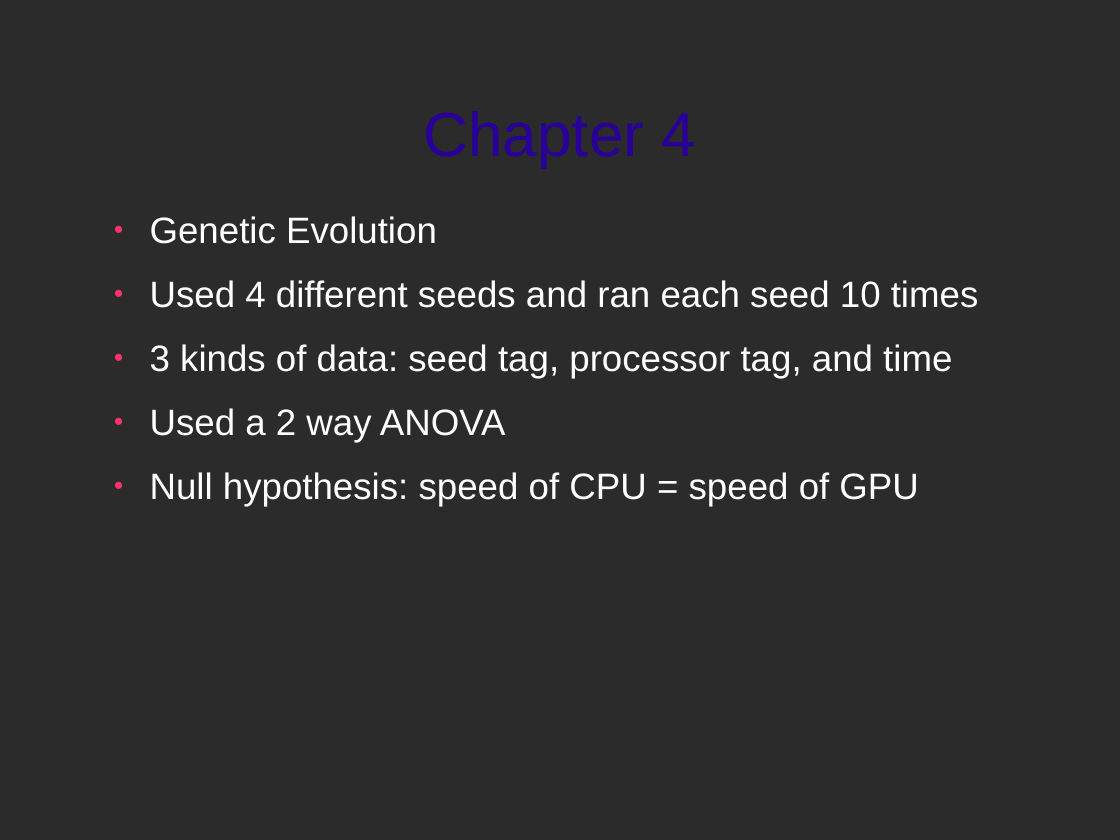
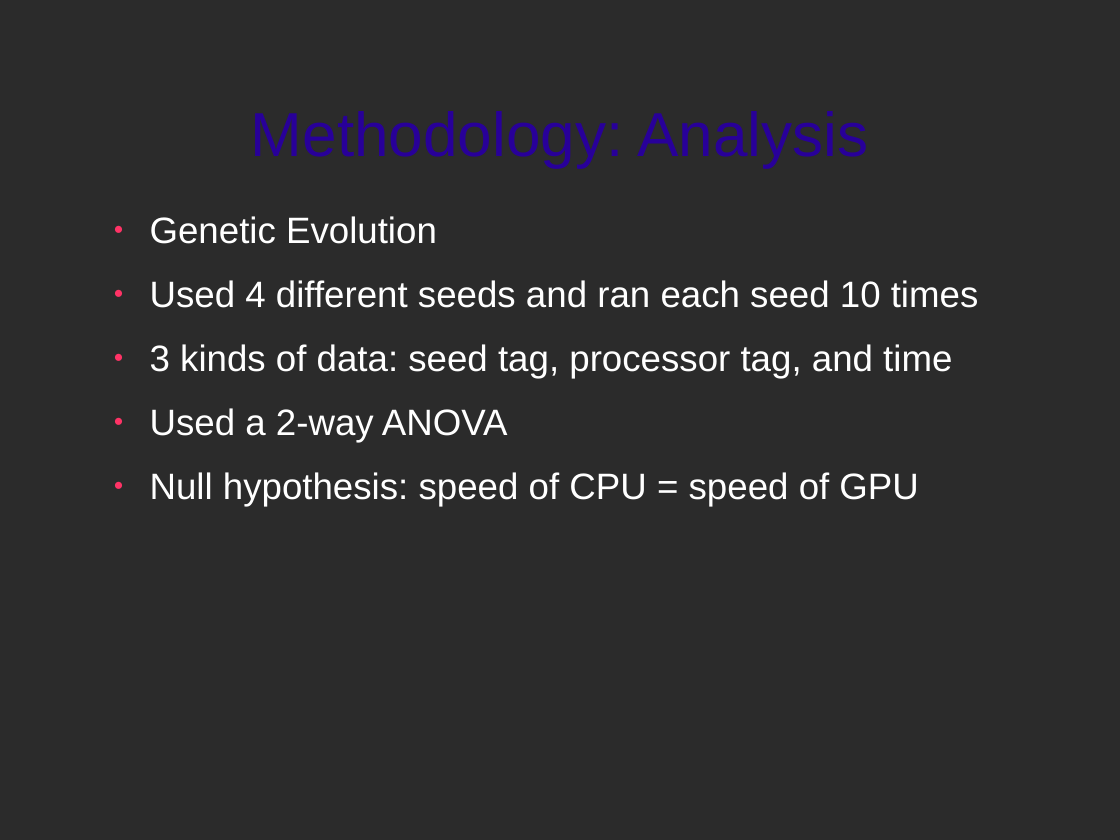
Before and after one commit to trigger-happy/thesis, a slide deck: slide 8 of presentations/mock_presentation.odp (slide 9 before the commit). Drawn at 1120x840 pixels with LibreOffice and Linux fonts; fonts in the diff are those of the drawing; background and template pictures are left out; a plain dark background stands for a picture behind light text. Boxes give left, top, right and bottom in pixels: in the first picture for what was removed or moved away, otherwise in the second. Text is boxed around its words. In the diff, an @@ line names an element or a change of style, - is before the commit and + after.

```diff
--- a/presentations/mock_presentation.odp
+++ b/presentations/mock_presentation.odp
@@ title at [251,111,868,167]: text changed @@
-Chapter 4
+Methodology: Analysis
@@ text at [150,408,508,442]: text changed @@
-● Used a 2 way ANOVA
+● Used a 2-way ANOVA
```
Also in this commit, not shown: 8 other slides changed, 2 slides added, 2 slides removed.
